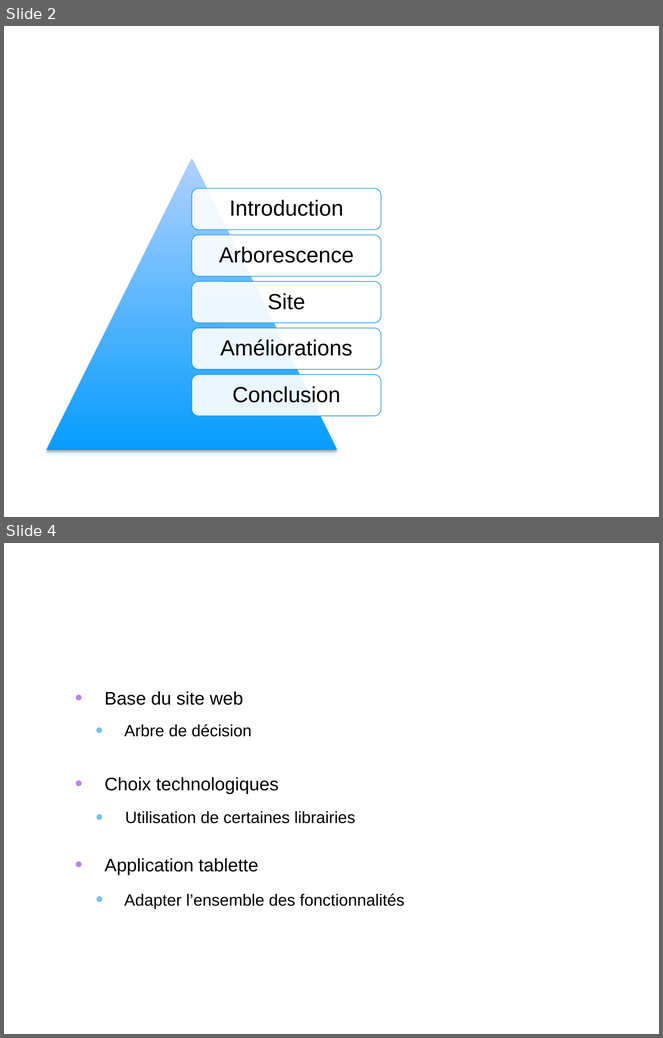
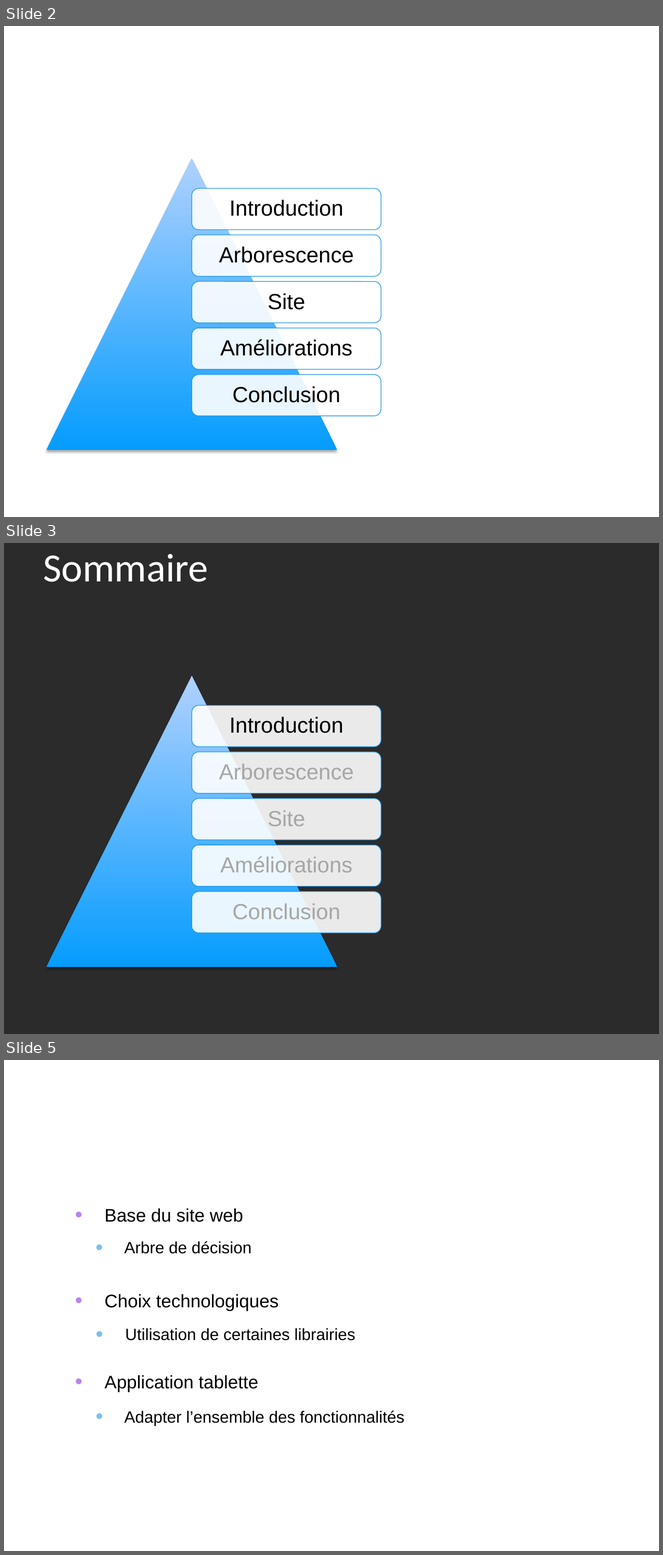
Before and after one commit to valentindoulcier/rba-innophyt, a slide deck: Documents/Soutenance/Présentation.pptx. Shown one above the other, each under a label of ours: slides 2 and 4 before the commit, slides 2, 3 and 5 after it; the slides between them are not shown. The pictures are 663x1038 and 663x1555 pixels, drawn with LibreOffice and Linux fonts; fonts in the diff are those of the drawing; background and template pictures are left out; a plain dark background stands for a picture behind light text. Boxes give left, top, right and bottom in pixels: in the first picture for what was removed or moved away, otherwise in the second. Text is boxed around its words. In the diff, an @@ line names an element or a change of style, - is before the commit and + after.

```diff
--- a/Documents/Soutenance/Présentation.pptx
+++ b/Documents/Soutenance/Présentation.pptx
@@ slide 3 added at (x1=4, y1=543, x2=659, y2=1034), background picture (left out) @@
@@ title added at (x1=44, y1=554, x2=208, y2=582), 44 pt, text #FFFFFF @@
+Sommaire
@@ group added at (x1=46, y1=677, x2=382, y2=967): 5 rounded rectangles, 5 texts, 1 triangle @@
+Introduction
+Arborescence
+Site
+Améliorations
+Conclusion
@@ what was slide 4 is now slide 5 @@
```
Also in this commit, not shown: 1 slide changed, 7 other slides added, 2 slides removed.
